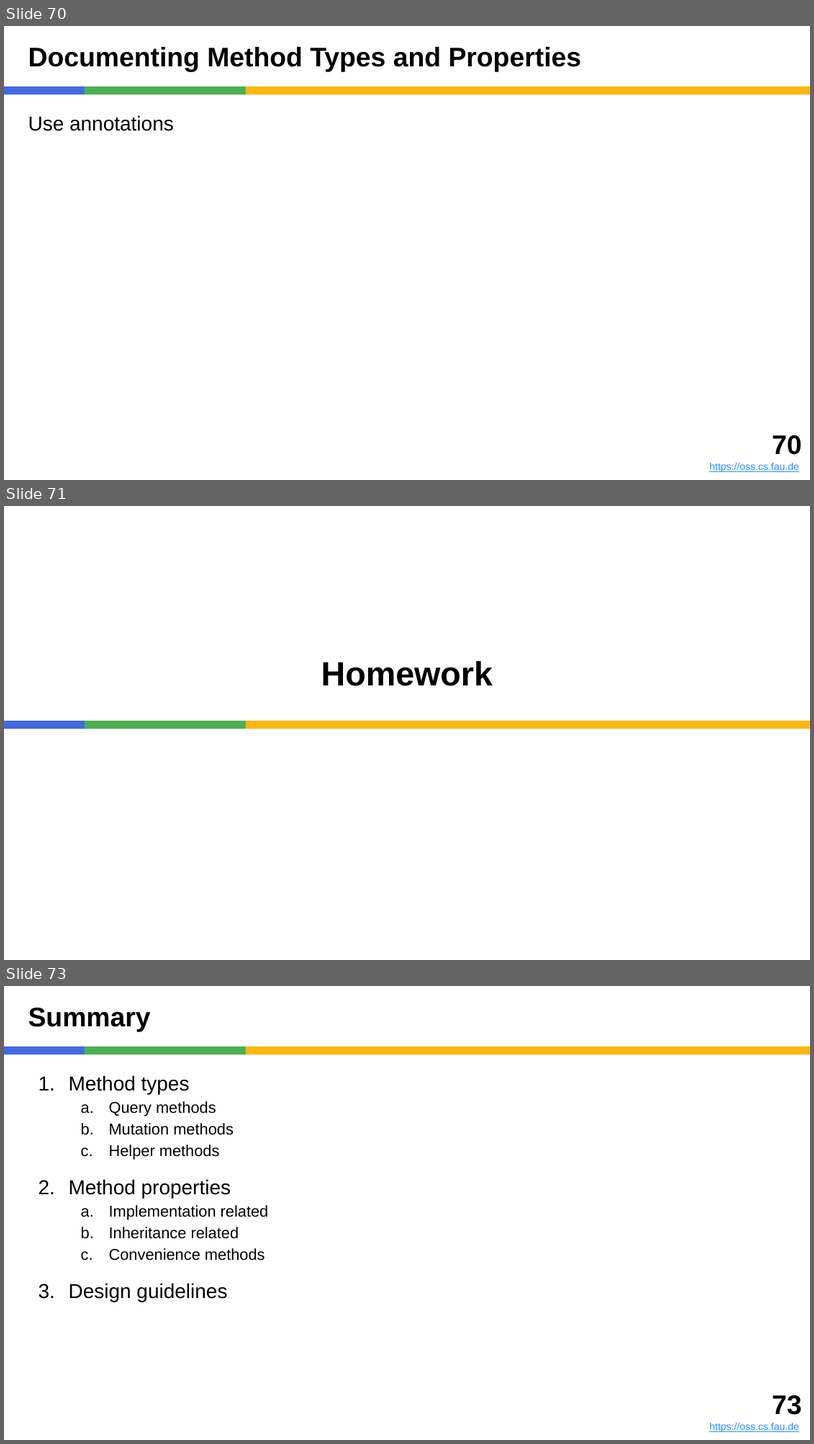
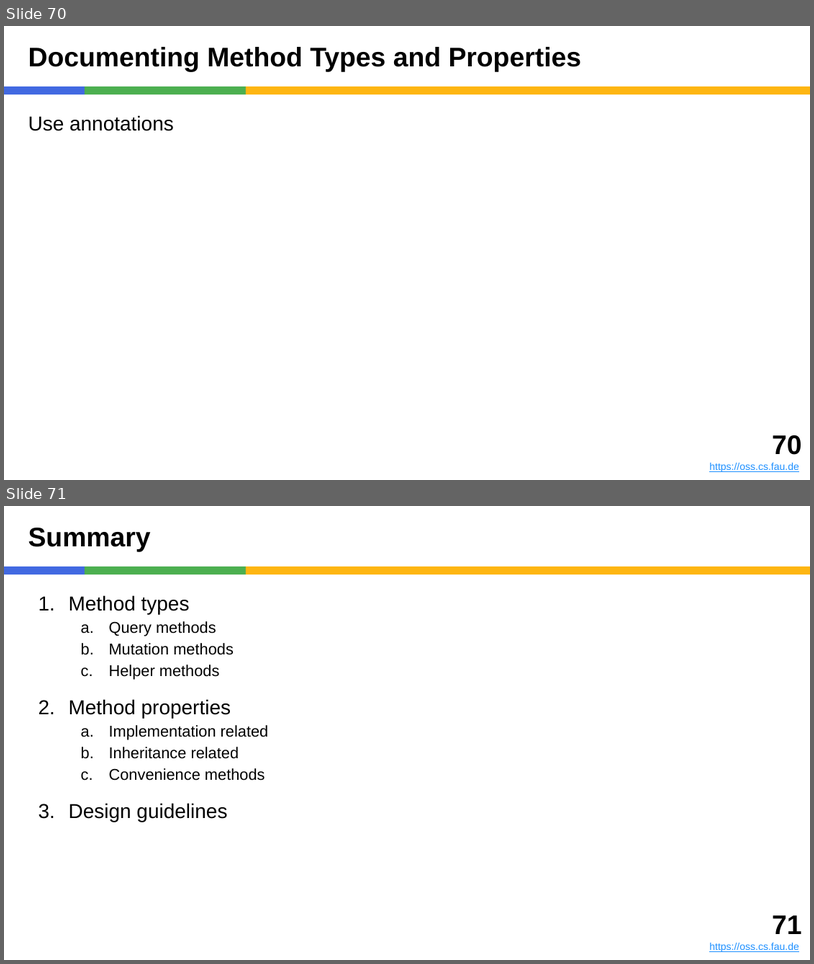
Before and after one commit to dirkriehle/adap-course, a slide deck: Lecture slides/ADAP B01 - Method Types and Properties.pptx. Shown one above the other, each under a label of ours: slides 70, 71 and 73 before the commit, slides 70 and 71 after it; the slides between them are not shown. The pictures are 814x1444 and 814x964 pixels, drawn with LibreOffice and Linux fonts; fonts in the diff are those of the drawing. Boxes give left, top, right and bottom in pixels: in the first picture for what was removed or moved away, otherwise in the second. Text is boxed around its words. In the diff, an @@ line names an element or a change of style, - is before the commit and + after.

Commit message:
Fixed B01, refactored homework information

```diff
--- a/Lecture slides/ADAP B01 - Method Types and Properties.pptx
+++ b/Lecture slides/ADAP B01 - Method Types and Properties.pptx
@@ slide 71 removed at (4,506,810,960), background #FFFFFF @@
@@ title removed at (322,661,493,686) @@
-Homework
@@ rectangle removed at (4,721,85,728) @@
@@ rectangle removed at (85,721,246,728) @@
@@ rectangle removed at (246,721,810,728) @@
@@ what was slide 73 is now slide 71 @@
@@ text at (772,915,802,934): text changed @@
-73
+71
```
Also in this commit, not shown: 4 slides changed, 2 slides added, 3 other slides removed, 5 other files.
